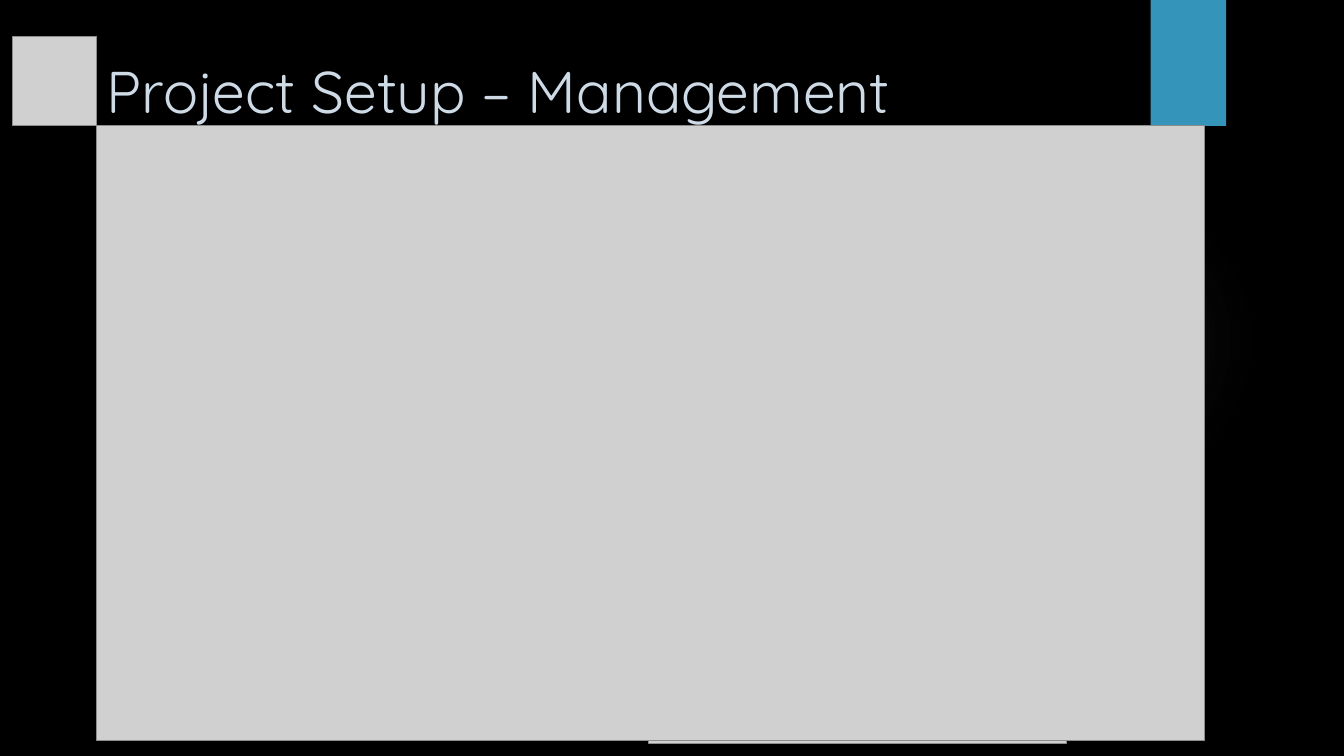
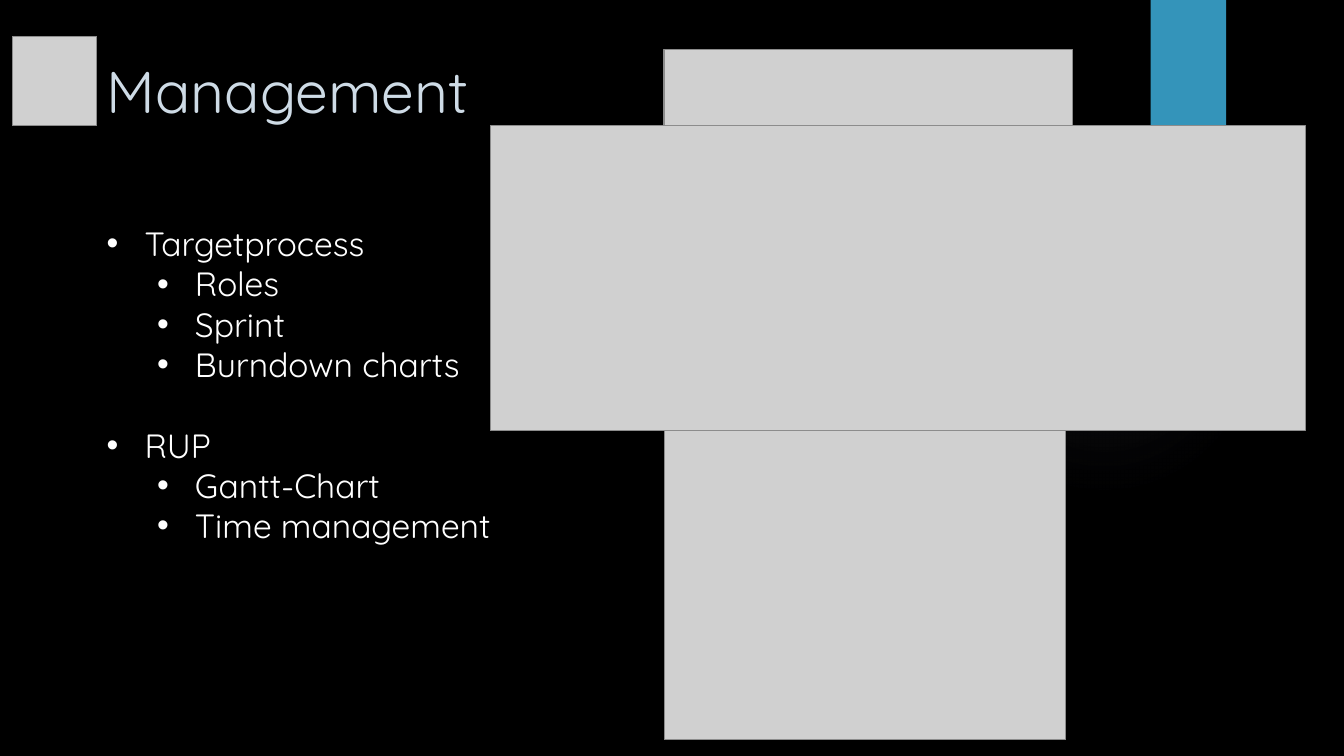
Before and after one commit to DawidMa/sheeshApp, a slide deck: slide 7 of SheeshApp.pptx. Drawn at 1344x756 pixels with LibreOffice and Linux fonts; fonts in the diff are those of the drawing; grey boxes stand for pictures; background and template pictures are left out. Boxes give left, top, right and bottom in pixels: in the first picture for what was removed or moved away, otherwise in the second. Text is boxed around its words. In the diff, an @@ line names an element or a change of style, - is before the commit and + after.

```diff
--- a/SheeshApp.pptx
+++ b/SheeshApp.pptx
@@ picture: place and size @@
-picture at (648, 126, 1067, 743)
+picture at (664, 50, 1073, 390)
@@ title at (107, 72, 469, 125): text changed @@
-Project Setup – Management
+Management
@@ picture removed at (97, 126, 1205, 741) @@
@@ picture added at (490, 126, 1306, 432) @@
@@ text "Targetprocess" rewrapped from (97, 218, 1038, 595) to (145, 232, 491, 545) @@
@@ picture added at (664, 398, 1067, 740) @@
```
Also in this commit, not shown: 9 other slides changed, 4 slides added, 1 slide removed.
